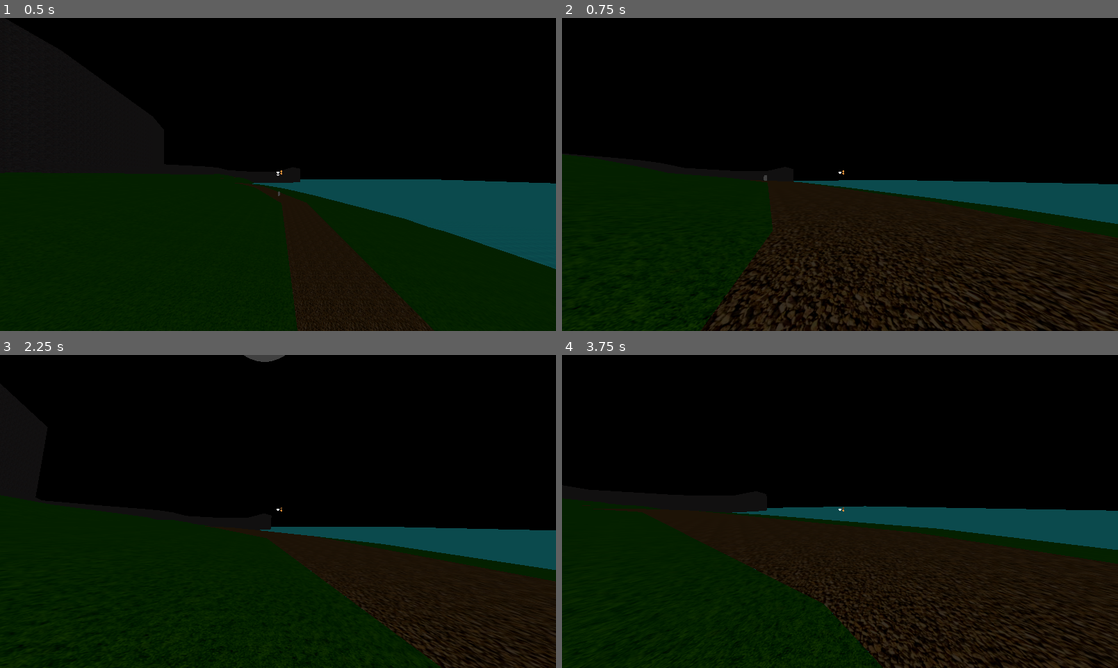
Above: before the commit, frames 1-4 (two rows, left to right).
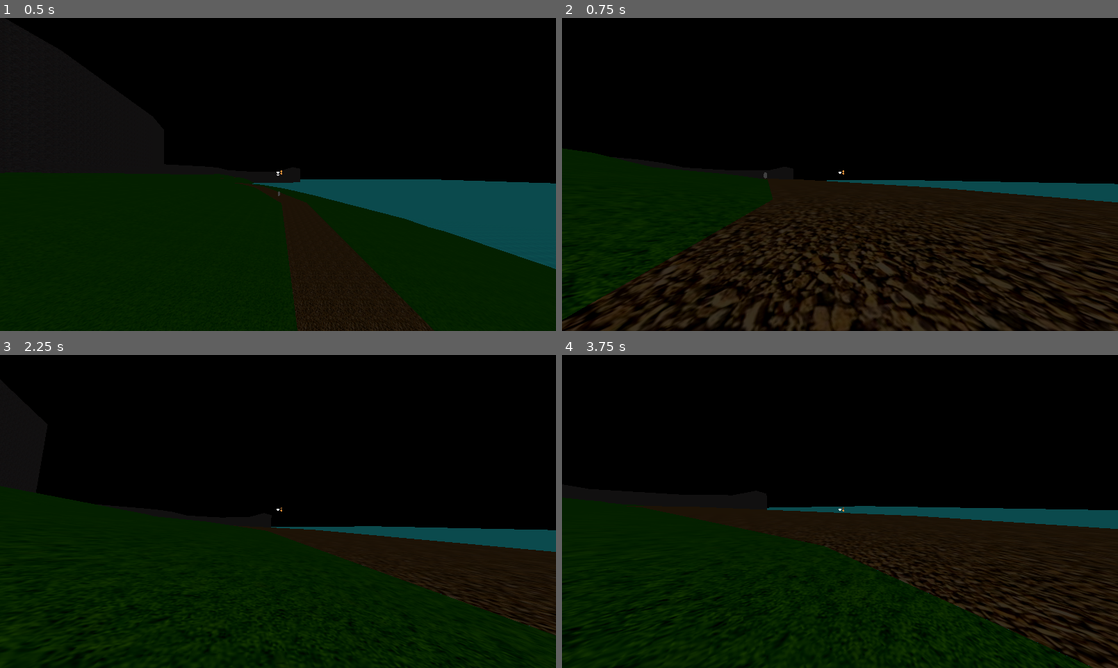
Above: after the commit, the same moments.

Repository: SebastianS-HTL/Magic-Potion-Project
Game: Godot game, scene res://node_3d.tscn
Two runs of this game, one before a commit and one after it. Both use one fixed random seed, a clock stepped at 60 frames per second and the inputs below.
Inputs (mouse positions are in pixels of both pictures, inside the frame that each line leads up to):
- Up to frame 1 (0.5 s): no input
- Up to frame 2 (0.75 s): move the mouse to (867, 174) at 0.52 s; hold W (move_forward) from 0.53 s (still down); hold Ctrl (ctrl) from 0.53 s (still down)
- Up to frame 3 (2.25 s): keep holding W (move_forward); tap Space (jump) at 0.77, 1.52 s; move the mouse to (250, 511) at 1.27 s; release Ctrl (ctrl) at 1.28 s; tap Shift (shift) at 1.35 s; move the mouse to (289, 505) at 2.02 s; hold Ctrl (ctrl) from 2.03 s (still down)
- Up to frame 4 (3.75 s): keep holding W (move_forward); move the mouse to (834, 517) at 2.77 s; release Ctrl (ctrl) at 2.78 s; tap Shift (shift) at 2.85 s; tap Space (jump) at 3.02 s; move the mouse to (878, 514) at 3.52 s; hold Ctrl (ctrl) from 3.53 s (still down)

Frame 1 is identical in both runs. In frame 2, 14% of the frame differs, in the area x 0-100%, y 41-100%; in frame 3, 7.5%; in frame 4, 13%.

Commit message:
change sliding offset code

Diff:
--- a/camera_3d.gd
+++ b/camera_3d.gd
@@ -39,14 +39,9 @@
 
 	#sliding
 	if get_parent().get_parent().is_sliding:
-		if get_v_offset() >= -1.9:
-			set_v_offset(get_v_offset()-0.25)
-		else:
-			set_v_offset(-2)
+		set_v_offset(-2)
 	else:
-		if get_v_offset() <= -0.1:
-			set_v_offset(get_v_offset()+0.25)
-		else:
+		if not shaking:
 			set_v_offset(0)
 
 	print(get_v_offset())
